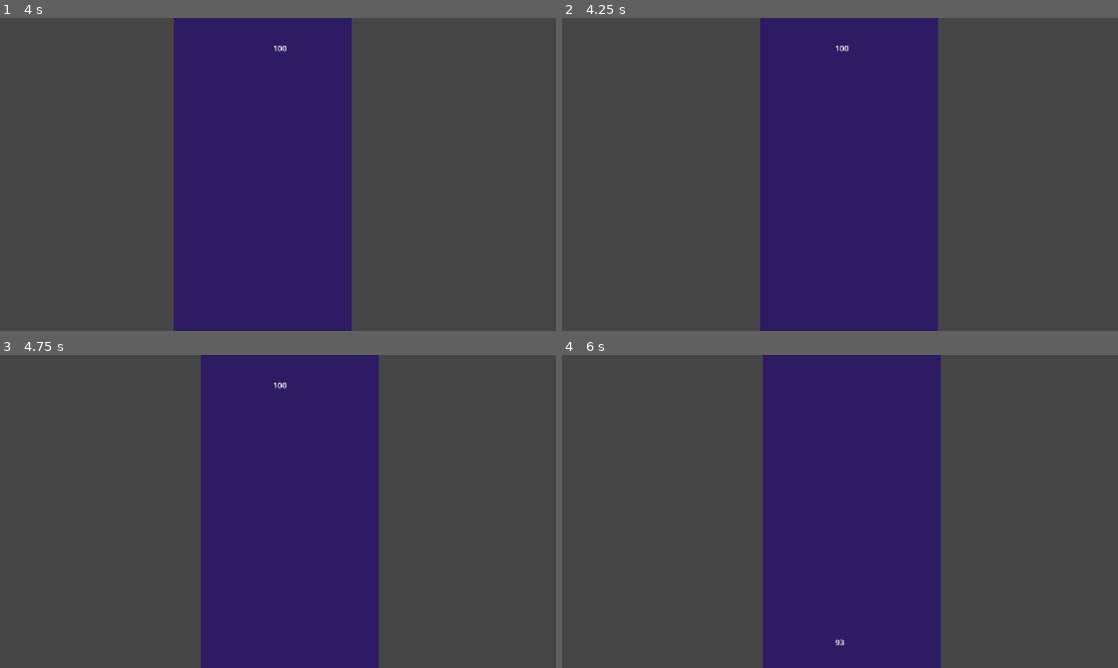
Above: before the commit, frames 1-4 (two rows, left to right).
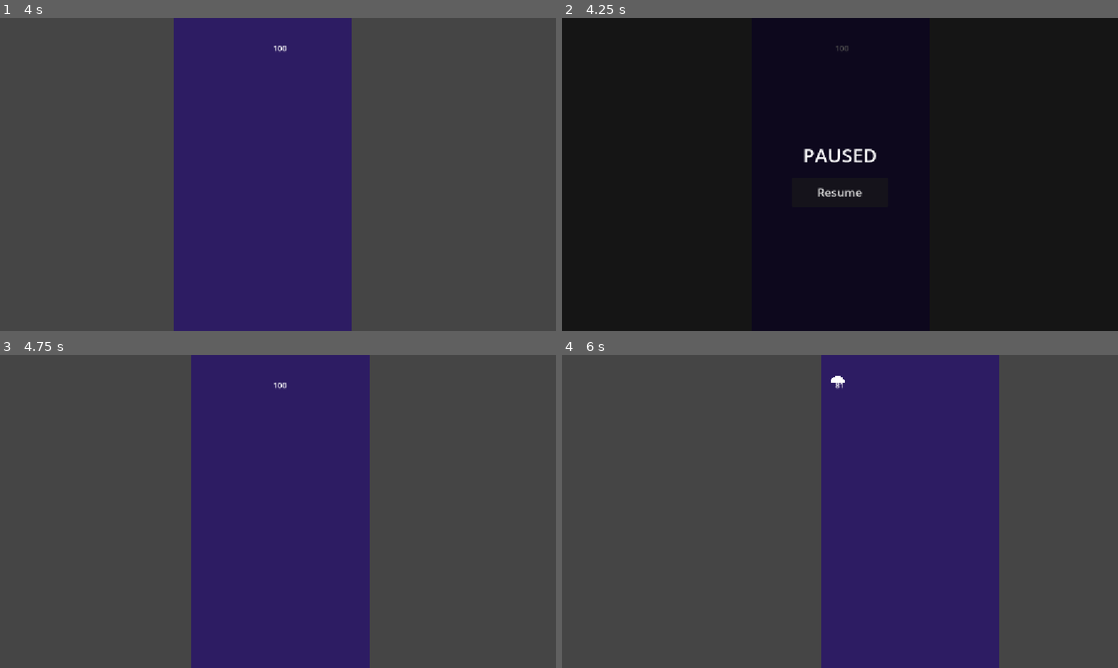
Above: after the commit, the same moments.

Repository: crissoll/Fail-Safe-Game-Jam
Game: Godot game, scene res://scenes/levels/basic_level.tscn
The game is run twice, just before and just after one commit, with the same random seed, the same clock (stepped at 60 frames per second) and the same inputs.
Inputs (mouse positions are in pixels of both pictures, inside the frame that each line leads up to):
- Up to frame 1 (4 s): tap Enter (reset_level) at 0.5, 2 s; hold D (right) 0.53-1.28 s; tap Space (switch_dimension) every 0.75 s from 0.6 to 3.6 s; hold Up (slow_down) 1.28-2.03 s; hold D (right) 2.03-3.53 s; hold A (left) from 3.53 s (still down)
- Up to frame 2 (4.25 s): keep holding A (left); tap Escape at 4.15 s
- Up to frame 3 (4.75 s): release A (left) at 4.25 s; click (278, 530) at 4.25 s, where only the run after the commit has a clickable "Resume"
- Up to frame 4 (6 s): tap Enter (reset_level) at 5 s; hold A (left) 5.03-5.78 s; tap Space (switch_dimension) at 5.1, 5.85 s; hold Up (slow_down) from 5.78 s (still down)

Frame 1 is identical in both runs. In frame 2, 100% of the frame differs, in the area x 0-100%, y 0-100%; in frame 3, 3.4%; in frame 4, 21%.

Commit message:
pause menu and sliding obstacle
addition of a pause menu and various types of moving obstacles

Diff:
--- /dev/null
+++ b/first-prototype----dropper-/scenes/game-objects/move_obstacle.tscn
@@ -0,0 +1,17 @@
+[gd_scene format=3 uid="uid://d0kk4y2ivg3gy"]
+
+[ext_resource type="Script" uid="uid://ds04df2n2ei74" path="res://scripts/classes/move_obstacle_y_down.gd" id="1_wc03b"]
+
+[sub_resource type="RectangleShape2D" id="RectangleShape2D_u25ut"]
+size = Vector2(16, 16)
+
+[node name="obstacle" type="Area2D" unique_id=1118835633]
+position = Vector2(550, 276)
+collision_layer = 0
+collision_mask = 8
+script = ExtResource("1_wc03b")
+
+[node name="CollisionShape2D" type="CollisionShape2D" parent="." unique_id=285459030]
+position = Vector2(-2, -1)
+rotation = -1.5707964
+shape = SubResource("RectangleShape2D_u25ut")
--- /dev/null
+++ b/first-prototype----dropper-/scenes/game-objects/pause_menu.tscn
@@ -0,0 +1,6 @@
+[gd_scene format=3 uid="uid://bof75kl6wli8e"]
+
+[ext_resource type="Script" uid="uid://choo5l6dgcoe3" path="res://scripts/classes/pause_menu.gd" id="1_0hbwy"]
+
+[node name="CanvasLayer" type="CanvasLayer" unique_id=1674361281]
+script = ExtResource("1_0hbwy")
--- a/first-prototype----dropper-/scenes/levels/basic_level.tscn
+++ b/first-prototype----dropper-/scenes/levels/basic_level.tscn
@@ -1,11 +1,13 @@
 [gd_scene format=4 uid="uid://cxcjo8nolsj38"]
 
+[ext_resource type="PackedScene" uid="uid://bof75kl6wli8e" path="res://scenes/game-objects/pause_menu.tscn" id="1_1ak8g"]
 [ext_resource type="PackedScene" uid="uid://r7k1qw2pa4l7" path="res://scenes/player.tscn" id="1_m3wy8"]
 [ext_resource type="PackedScene" uid="uid://boiq8madn315w" path="res://scenes/game-objects/obstacle.tscn" id="2_0e48y"]
 [ext_resource type="PackedScene" uid="uid://ds6067ev8qkh7" path="res://scenes/levels/empty_level.tscn" id="3_56njm"]
 [ext_resource type="PackedScene" uid="uid://d3f76t3h7lvo8" path="res://scenes/game-objects/spirit-obstacle.tscn" id="3_cv06b"]
 [ext_resource type="PackedScene" uid="uid://bfda0qeec7nmx" path="res://scenes/game-objects/jellyfish.tscn" id="4_7fkf7"]
 [ext_resource type="Script" uid="uid://dvu8e3616qcd1" path="res://scripts/autoloads/game_manager.gd" id="4_kuyue"]
+[ext_resource type="Script" uid="uid://rcm08q6fdu0u" path="res://scripts/classes/move_obstacle_dx.gd" id="6_m7iyv"]
 
 [sub_resource type="TileSetScenesCollectionSource" id="TileSetScenesCollectionSource_m7iyv"]
 resource_name = "Spritual Obstacles"
@@ -21,6 +23,8 @@
 sources/0 = SubResource("TileSetScenesCollectionSource_m7iyv")
 
 [node name="BasicLevel" type="Node2D" unique_id=1478944514]
+
+[node name="CanvasLayer" parent="." unique_id=1674361281 instance=ExtResource("1_1ak8g")]
 
 [node name="EmptyLevel" parent="." unique_id=2117120648 node_paths=PackedStringArray("player") instance=ExtResource("3_56njm")]
 width = 372.615
@@ -44,8 +48,9 @@
 position = Vector2(18, 135)
 
 [node name="obstacle2" parent="obstacles" unique_id=1093625297 instance=ExtResource("2_0e48y")]
-position = Vector2(221.99998, 341.00003)
+position = Vector2(248, 332.00003)
 scale = Vector2(5.014598, 1.521738)
+script = ExtResource("6_m7iyv")
 
 [node name="obstacle3" parent="obstacles" unique_id=1866614278 instance=ExtResource("2_0e48y")]
 position = Vector2(68.999985, 408)
--- /dev/null
+++ b/first-prototype----dropper-/scripts/classes/move_obstacle_dx.gd
@@ -0,0 +1,36 @@
+extends Area2D
+
+var speed: float = 100.0
+var distance: float = 200.0
+
+var start_position: Vector2
+var target_position: Vector2
+var moving_right: bool = true
+
+func _ready() -> void:
+	start_position = global_position
+	target_position = start_position + Vector2(distance, 0)
+
+
+func _process(delta: float) -> void:
+	if moving_right:
+		global_position = global_position.move_toward(
+			target_position, speed * delta
+		)
+
+		if global_position.x >= target_position.x:
+			global_position = target_position
+			moving_right = false
+
+	else:
+		global_position = global_position.move_toward(
+			start_position, speed * delta
+		)
+
+		if global_position.x <= start_position.x:
+			global_position = start_position
+			moving_right = true
+
+	for body in get_overlapping_bodies():
+		if body is Player:
+			body.apply_damage()
--- /dev/null
+++ b/first-prototype----dropper-/scripts/classes/move_obstacle_sx.gd
@@ -0,0 +1,32 @@
+extends Area2D
+
+var speed: float = 100.0
+var distance: float = 180.0
+
+var start_position: Vector2
+var target_position: Vector2
+var moving_left: bool = true
+
+func _ready() -> void:
+	start_position = global_position
+	target_position = start_position - Vector2(distance, 0)
+
+func _process(delta: float) -> void:
+	if moving_left:
+		global_position = global_position.move_toward(
+			target_position, speed * delta
+		)
+
+		if global_position.distance_to(target_position) < 1.0:
+			moving_left = false
+	else:
+		global_position = global_position.move_toward(
+			start_position, speed * delta
+		)
+
+		if global_position.distance_to(start_position) < 1.0:
+			moving_left = true
+
+	for body in get_overlapping_bodies():
+		if body is Player:
+			body.apply_damage()
--- /dev/null
+++ b/first-prototype----dropper-/scripts/classes/move_obstacle_y_down.gd
@@ -0,0 +1,32 @@
+extends Area2D
+
+var speed: float = 100.0
+var distance: float = 200.0
+
+var start_position: Vector2
+var target_position: Vector2
+var moving_down: bool = true
+
+func _ready() -> void:
+	start_position = global_position
+	target_position = start_position + Vector2(0, distance)
+
+func _process(delta: float) -> void:
+	if moving_down:
+		global_position = global_position.move_toward(
+			target_position, speed * delta
+		)
+
+		if global_position.distance_to(target_position) < 1.0:
+			moving_down = false
+	else:
+		global_position = global_position.move_toward(
+			start_position, speed * delta
+		)
+
+		if global_position.distance_to(start_position) < 1.0:
+			moving_down = true
+
+	for body in get_overlapping_bodies():
+		if body is Player:
+			body.apply_damage()
--- /dev/null
+++ b/first-prototype----dropper-/scripts/classes/move_obstacle_y_up.gd
@@ -0,0 +1,32 @@
+extends Area2D
+
+var speed: float = 100.0
+var distance: float = 200.0
+
+var start_position: Vector2
+var target_position: Vector2
+var moving_up: bool = true
+
+func _ready() -> void:
+	start_position = global_position
+	target_position = start_position - Vector2(0, distance)
+
+func _process(delta: float) -> void:
+	if moving_up:
+		global_position = global_position.move_toward(
+			target_position, speed * delta
+		)
+
+		if global_position.distance_to(target_position) < 1.0:
+			moving_up = false
+	else:
+		global_position = global_position.move_toward(
+			start_position, speed * delta
+		)
+
+		if global_position.distance_to(start_position) < 1.0:
+			moving_up = true
+
+	for body in get_overlapping_bodies():
+		if body is Player:
+			body.apply_damage()
--- /dev/null
+++ b/first-prototype----dropper-/scripts/classes/pause_menu.gd
@@ -0,0 +1,72 @@
+extends CanvasLayer
+
+var pause_panel: Control
+var is_paused: bool = false
+
+func _ready() -> void:
+	process_mode = Node.PROCESS_MODE_ALWAYS
+
+	# Pannello principale
+	pause_panel = Control.new()
+	pause_panel.set_anchors_and_offsets_preset(
+		Control.PRESET_FULL_RECT
+	)
+	add_child(pause_panel)
+
+	# Sfondo scuro
+	var background = ColorRect.new()
+	background.color = Color(0, 0, 0, 0.7)
+	background.set_anchors_and_offsets_preset(
+		Control.PRESET_FULL_RECT
+	)
+	pause_panel.add_child(background)
+
+	# Contenitore centrale
+	var center = CenterContainer.new()
+	center.set_anchors_and_offsets_preset(
+		Control.PRESET_FULL_RECT
+	)
+	pause_panel.add_child(center)
+
+	# Menu verticale
+	var menu = VBoxContainer.new()
+	menu.add_theme_constant_override("separation", 20)
+	center.add_child(menu)
+
+	# Titolo
+	var title = Label.new()
+	title.text = "PAUSED"
+	title.horizontal_alignment = HORIZONTAL_ALIGNMENT_CENTER
+	title.add_theme_font_size_override("font_size", 40)
+	menu.add_child(title)
+
+	# Pulsante Resume
+	var resume_button = Button.new()
+	resume_button.text = "Resume"
+	resume_button.custom_minimum_size = Vector2(200, 60)
+	resume_button.add_theme_font_size_override(
+		"font_size", 24
+	)
+	resume_button.pressed.connect(resume_game)
+	menu.add_child(resume_button)
+
+	# Il menu parte nascosto
+	pause_panel.hide()
+
+
+func _unhandled_input(event: InputEvent) -> void:
+	if event is InputEventKey:
+		if event.keycode == KEY_ESCAPE and event.pressed and not event.echo:
+			toggle_pause()
+
+
+func toggle_pause() -> void:
+	is_paused = not is_paused
+	get_tree().paused = is_paused
+	pause_panel.visible = is_paused
+
+
+func resume_game() -> void:
+	is_paused = false
+	get_tree().paused = false
+	pause_panel.hide()
Not shown, added: first-prototype----dropper-/scripts/classes/move_obstacle_dx.gd.uid
Not shown, added: first-prototype----dropper-/scripts/classes/move_obstacle_sx.gd.uid
Not shown, added: first-prototype----dropper-/scripts/classes/move_obstacle_y_down.gd.uid
Not shown, added: first-prototype----dropper-/scripts/classes/move_obstacle_y_up.gd.uid
Not shown, added: first-prototype----dropper-/scripts/classes/pause_menu.gd.uid
